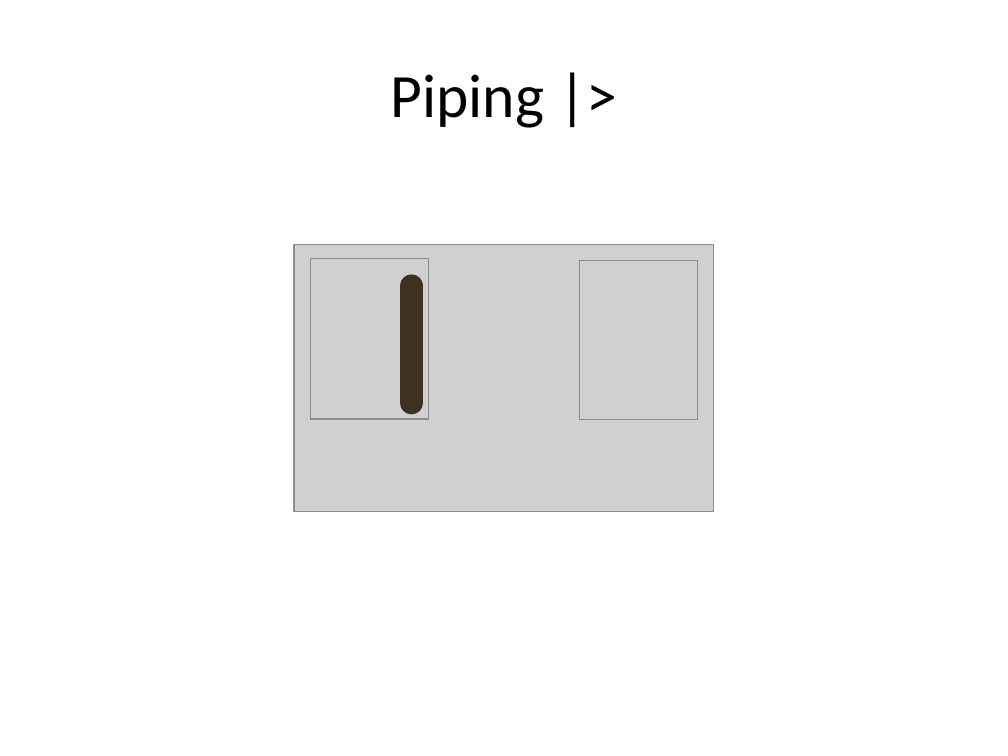
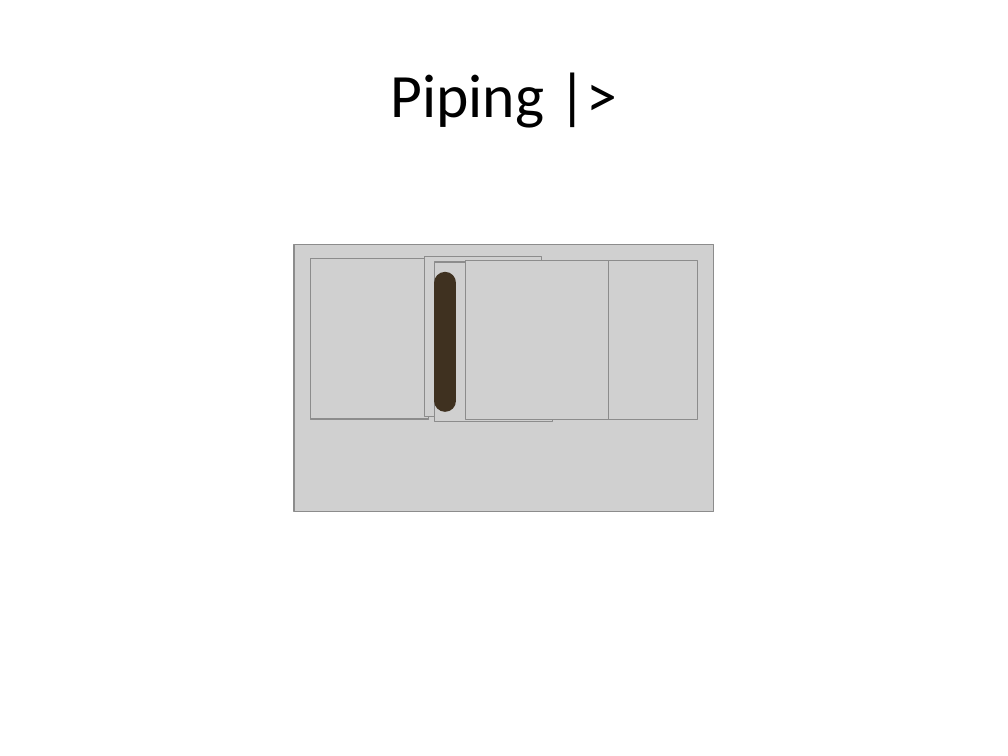
Before and after one commit to jtannen/r-for-datascience, a slide deck: slide 11 of session-3-wrangling/session-3-wrangling.pptx. Drawn at 1008x756 pixels with LibreOffice and Linux fonts; fonts in the diff are those of the drawing; grey boxes stand for pictures. Boxes give left, top, right and bottom in pixels: in the first picture for what was removed or moved away, otherwise in the second. Text is boxed around its words. In the diff, an @@ line names an element or a change of style, - is before the commit and + after.

```diff
--- a/session-3-wrangling/session-3-wrangling.pptx
+++ b/session-3-wrangling/session-3-wrangling.pptx
@@ picture added at [424,257,542,416] @@
@@ picture added at [434,262,552,421] @@
@@ picture added at [466,260,609,419] @@
@@ line moved from (411, 285) - (411, 403) to (446, 283) - (446, 400) @@
```
Also in this commit, not shown: 3 other slides changed, 9 other files.
